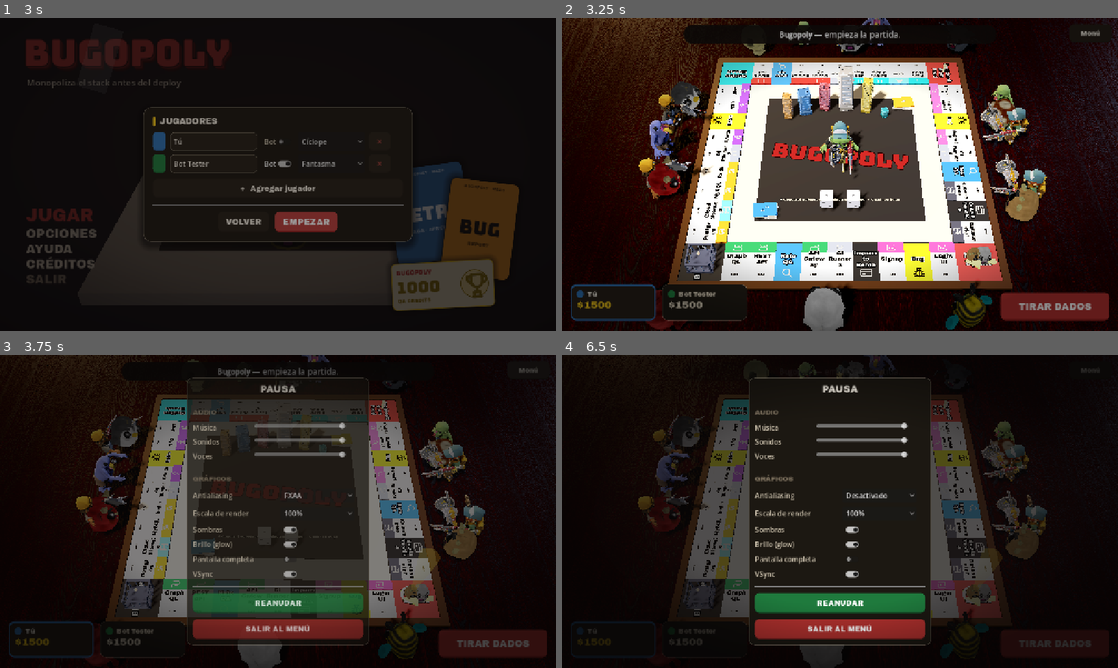
Above: before the commit, frames 1-4 (two rows, left to right).
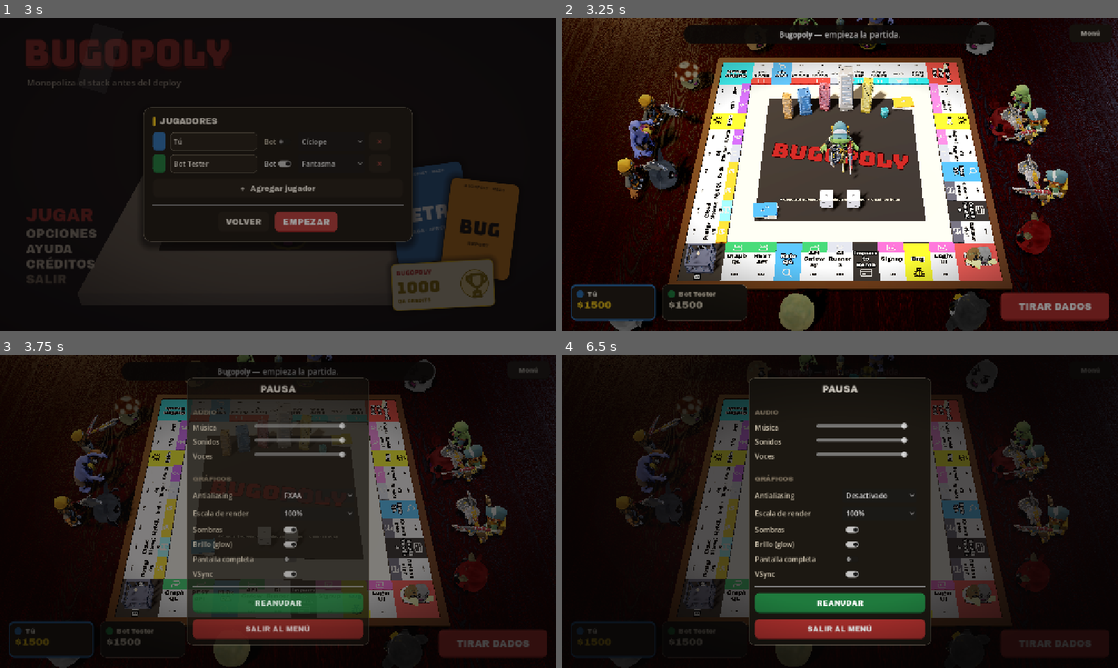
Above: after the commit, the same moments.

Repository: DiegoFernandoLojanTenesaca/BugOpoly
Game: Godot game, scene res://src/world/start_screen.tscn
Two runs of this game, one before a commit and one after it. Both use one fixed random seed, a clock stepped at 60 frames per second and the inputs below.
Inputs (mouse positions are in pixels of both pictures, inside the frame that each line leads up to):
- Up to frame 1 (3 s): move the mouse to (400, 158) at 0.52 s; click (400, 158) at 0.67 s; click "JUGAR" at 1.25 s; click "JUGAR" at 2 s; click "EMPEZAR" at 2.75 s
- Up to frame 2 (3.25 s): no input
- Up to frame 3 (3.75 s): click "Menú" at 3.5 s
- Up to frame 4 (6.5 s): click "TIRAR DADOS" at 4.25 s; click "FXAA" at 5 s; click "100%" at 5.75 s

Frame 1 is identical in both runs. In frame 2, 10% of the frame differs, in the area x 8-91%, y 0-100%; in frame 3, 7.0%; in frame 4, 4.5%.

Commit message:
Compra: tractor aplana el terreno (en vez de bandera) + cimiento con color del dueño; billete dorado más vivo; figuras repartidas parejo sin encimarse; quita el haz/flecha de la ficha activa

Diff:
--- a/src/presentation/board_view.gd
+++ b/src/presentation/board_view.gd
@@ -119,26 +119,6 @@
 	_ring.visible = false
 	add_child(_ring)
 
-	# haz de luz vertical sobre la ficha del turno
-	_beam = MeshInstance3D.new()
-	var beam_mesh := CylinderMesh.new()
-	beam_mesh.top_radius = 0.62
-	beam_mesh.bottom_radius = 0.08
-	beam_mesh.height = 5.2
-	_beam.mesh = beam_mesh
-	var bmat := StandardMaterial3D.new()
-	bmat.albedo_color = Color(1.0, 0.86, 0.34, 0.16)
-	bmat.emission_enabled = true
-	bmat.emission = Color(1.0, 0.82, 0.34)
-	bmat.emission_energy_multiplier = 1.4
-	bmat.transparency = BaseMaterial3D.TRANSPARENCY_ALPHA
-	bmat.shading_mode = BaseMaterial3D.SHADING_MODE_UNSHADED
-	bmat.cull_mode = BaseMaterial3D.CULL_DISABLED
-	bmat.billboard_mode = BaseMaterial3D.BILLBOARD_DISABLED
-	_beam.material_override = bmat
-	_beam.visible = false
-	add_child(_beam)
-
 func _process(delta: float) -> void:
 	if _beacon != null:
 		_beacon_t += delta
@@ -152,16 +132,11 @@
 		_ring.position = Vector3(tok.position.x, TILE_H + 0.04, tok.position.z)
 		var s := 1.0 + sin(_ring_t * 4.5) * 0.09
 		_ring.scale = Vector3(s, 1.0, s)
-		if _beam != null:
-			_beam.position = Vector3(tok.position.x, TILE_H + 2.7, tok.position.z)
-			_beam.rotation.y = _ring_t * 0.8
 
 func set_active(p) -> void:
 	_active_id = p.id
 	if _ring != null:
 		_ring.visible = true
-	if _beam != null:
-		_beam.visible = true
 
 func token_pos(p) -> Vector3:
 	return _tokens[p.id].position
@@ -183,20 +158,28 @@
 	# Monstruos bailando alrededor del tablero (variedad: no solo zombies).
 	var crowd := ["cyclops", "bee", "ghost", "crab", "demon", "penguin", "skull", "panda", "bat", "mushroom"]
 	var cols := [Brand.RED, Brand.GOLD, Brand.GROUP[0], Brand.GROUP[1], Brand.GROUP[2], Brand.GROUP[3], Brand.GROUP[5], Brand.WHITE, Brand.GROUP[4], Brand.GOLD_HI]
-	var r := _outer + 2.2
+	var r := _outer + 2.4
 	for i in crowd.size():
-		var ang := float(i) / float(crowd.size()) * TAU + 0.39
-		var cx := cos(ang)
-		var cz := sin(ang)
-		var mc := maxf(absf(cx), absf(cz))  # proyecta al borde de un CUADRADO (el tablero es cuadrado)
-		var pos := Vector3(cx / mc * r, 0, cz / mc * r)
+		var f := (float(i) + 0.5) / float(crowd.size())  # repartidos parejos por el perímetro cuadrado
+		var pos := _square_ring_point(f, r)
 		var m := _load_piece_model(crowd[i], cols[i % cols.size()], false, "dance")
 		if m == null:
 			continue
-		m.scale = Vector3(2.3, 2.3, 2.3)
+		m.scale = Vector3(2.2, 2.2, 2.2)
 		m.position = pos
 		m.rotation.y = atan2(-pos.x, -pos.z)  # mira al tablero (+Z al frente)
 		add_child(m)
+
+func _square_ring_point(f: float, r: float) -> Vector3:
+	# Punto repartido uniforme sobre el borde de un cuadrado de semilado r.
+	var seg := fmod(f, 1.0) * 4.0
+	var side := int(seg)
+	var u := lerpf(-r, r, seg - float(side))
+	match side:
+		0: return Vector3(u, 0, -r)
+		1: return Vector3(r, 0, u)
+		2: return Vector3(-u, 0, r)
+		_: return Vector3(-r, 0, -u)
 
 func _build_diorama() -> void:
 	# Mini "ciudad de software" baja, en fila al FONDO del centro (no tapa el logo).
@@ -511,10 +494,9 @@
 	var along := inward.cross(Vector3.UP).normalized()
 	var center := _tile_pos(idx) - inward * (CORNER * 0.24) + Vector3(0, TILE_H, 0)
 
-	var flag := _make_flag(color)
-	flag.position = _tile_pos(idx) - inward * (CORNER * 0.36) + along * (CORNER * 0.32) + Vector3(0, TILE_H, 0)
-	holder.add_child(flag)
-	_pop(flag)
+	# cimiento (terreno aplanado) con borde del color del dueño
+	holder.add_child(_part(_box(SIDEW * 0.88, 0.035, CORNER * 0.58), _emissive(color, 0.7), center + Vector3(0, -0.035, 0)))
+	holder.add_child(_part(_box(SIDEW * 0.78, 0.05, CORNER * 0.5), _mat(Color(0.22, 0.21, 0.19)), center + Vector3(0, -0.01, 0)))
 
 	if count >= 5:
 		# CI/CD → rascacielos
@@ -522,13 +504,17 @@
 		hotel.position = center
 		holder.add_child(hotel)
 		_pop(hotel)
+		_dust_puff(center)
 	elif count >= 1:
 		# cobertura → un edificio que crece (small → big) con cada nivel
 		var b := _load_model(CITY + "building-c.glb", 0.35 + count * 0.16)
 		b.position = center
 		holder.add_child(b)
 		_pop(b)
-	_dust_puff(center)
+		_dust_puff(center)
+	else:
+		# recién comprado: un tractor aplana el terreno
+		_tractor_pass(holder, center, along)
 
 func _dust_puff(pos: Vector3) -> void:
 	# Estallido de polvo al construir.
@@ -557,6 +543,34 @@
 	p.mesh = sm
 	add_child(p)
 	p.finished.connect(p.queue_free)
+
+func _tractor_pass(holder: Node3D, center: Vector3, along: Vector3) -> void:
+	# Tractor que cruza el lote aplanando el terreno (al comprar).
+	var t := _make_tractor()
+	var d := CORNER * 0.32
+	t.position = center + along * d + Vector3(0, 0.05, 0)
+	t.rotation.y = atan2(-along.x, -along.z)  # el frente (+Z) lidera
+	holder.add_child(t)
+	_dust_puff(center)
+	var tw := create_tween()
+	tw.tween_property(t, "position", center - along * d + Vector3(0, 0.05, 0), 1.1).set_trans(Tween.TRANS_SINE)
+	tw.tween_property(t, "scale", Vector3.ZERO, 0.3).set_ease(Tween.EASE_IN)
+	tw.tween_callback(t.queue_free)
+
+func _make_tractor() -> Node3D:
+	var n := Node3D.new()
+	var yellow := _glossy(Color(0.95, 0.78, 0.12))
+	var dark := _mat(Color(0.14, 0.13, 0.12))
+	n.add_child(_part(_box(0.46, 0.26, 0.5), yellow, Vector3(0, 0.24, -0.02)))   # cuerpo
+	n.add_child(_part(_box(0.34, 0.24, 0.30), yellow, Vector3(0, 0.46, -0.12)))  # cabina (atrás)
+	n.add_child(_part(_box(0.52, 0.26, 0.07), dark, Vector3(0, 0.18, 0.31)))     # pala (al frente +Z)
+	for sz in [0.18, -0.16]:
+		var wr: float = 0.13 if sz > 0 else 0.18  # delanteras chicas, traseras grandes
+		for sx in [-0.27, 0.27]:
+			var w := _part(_cyl(wr, wr, 0.09), dark, Vector3(sx, wr, sz))
+			w.rotation_degrees = Vector3(0, 0, 90)
+			n.add_child(w)
+	return n
 
 func _make_flag(color: Color) -> Node3D:
 	var n := Node3D.new()
@@ -669,8 +683,8 @@
 		10: return [Color.html("#c4c4c4"), Color.html("#2f2f2f")]
 		50: return [Color.html("#a8cdee"), Color.html("#143f6b")]
 		100: return [Color.html("#a6d4b2"), Color.html("#155a2e")]
-		500: return [Color.html("#f0c98a"), Color.html("#8a4e0a")]
-		_: return [Color.html("#f2dd80"), Color.html("#7a6208")]
+		500: return [Color.html("#f0b85a"), Color.html("#7a4408")]
+		_: return [Color.html("#f0c419"), Color.html("#5c4a00")]
 
 # ---------- juice / pulido ----------
 
--- a/src/presentation/decor.gd
+++ b/src/presentation/decor.gd
@@ -24,7 +24,7 @@
 	_fight("sam", "Slash", "zombie_chubby", "Attack", Vector3(bh + 7.0, 0, bz - 2.0))
 	_runner(_load_char("pug", "Run", 3.0), bz - 3.0, 0.9, 1.5, bh + 12.0)
 	# espectadores haciendo algo (saludan, asienten, pelean), enmarcando el tablero
-	var bh2 := bh + 4.4
+	var bh2 := bh + 6.0
 	_spectator("sam", "Wave", Vector3(-bh2, 0, 3.0))
 	_spectator("shaun", "Yes", Vector3(bh2, 0, -2.0))
 	_spectator("zombie_basic", "Idle_Attack", Vector3(-3.5, 0, -bh2))
